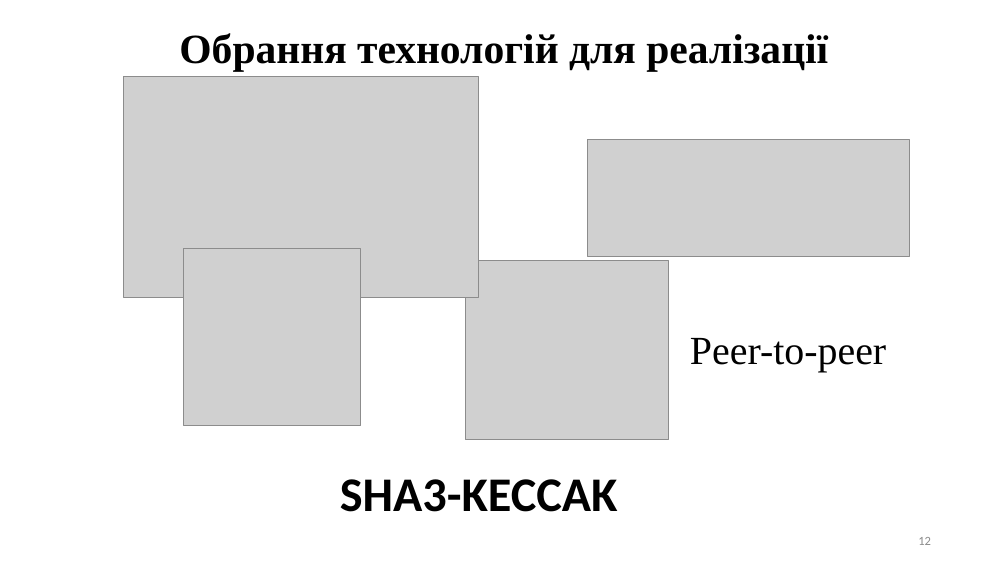
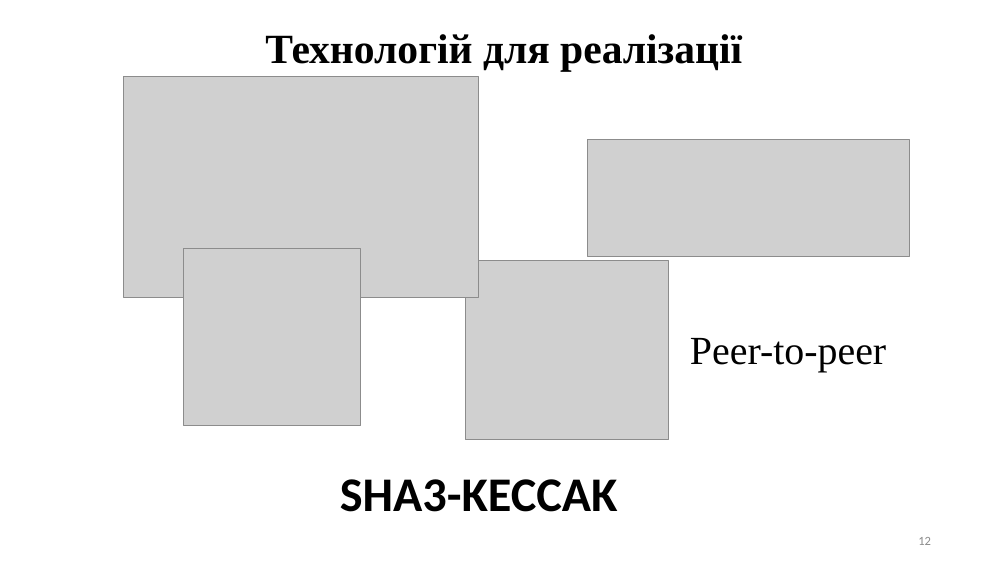
Before and after one commit to Lenartov/source, a slide deck: slide 12 of Диплом/Диплом презентація.pptx. Drawn at 1008x567 pixels with LibreOffice and Linux fonts; fonts in the diff are those of the drawing; grey boxes stand for pictures. Boxes give left, top, right and bottom in pixels: in the first picture for what was removed or moved away, otherwise in the second. Text is boxed around its words. In the diff, an @@ line names an element or a change of style, - is before the commit and + after.

```diff
--- a/Диплом/Диплом презентація.pptx
+++ b/Диплом/Диплом презентація.pptx
@@ text at (265, 34, 742, 71): text changed @@
-Обрання технологій для реалізації
+Технологій для реалізації
```
Also in this commit, not shown: 1 other slide changed, 1 slide added, 2 slides removed, 3 other files.
